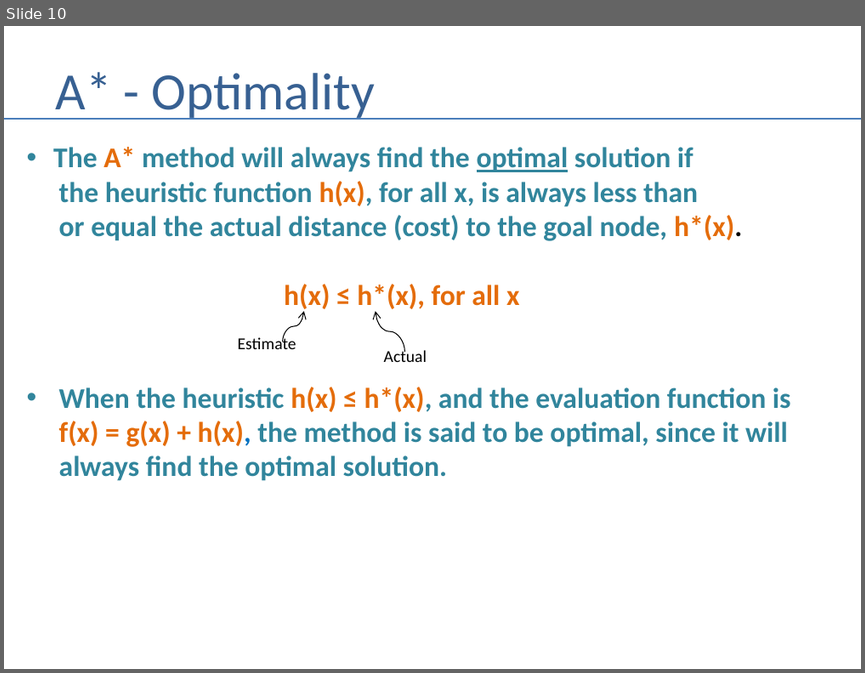
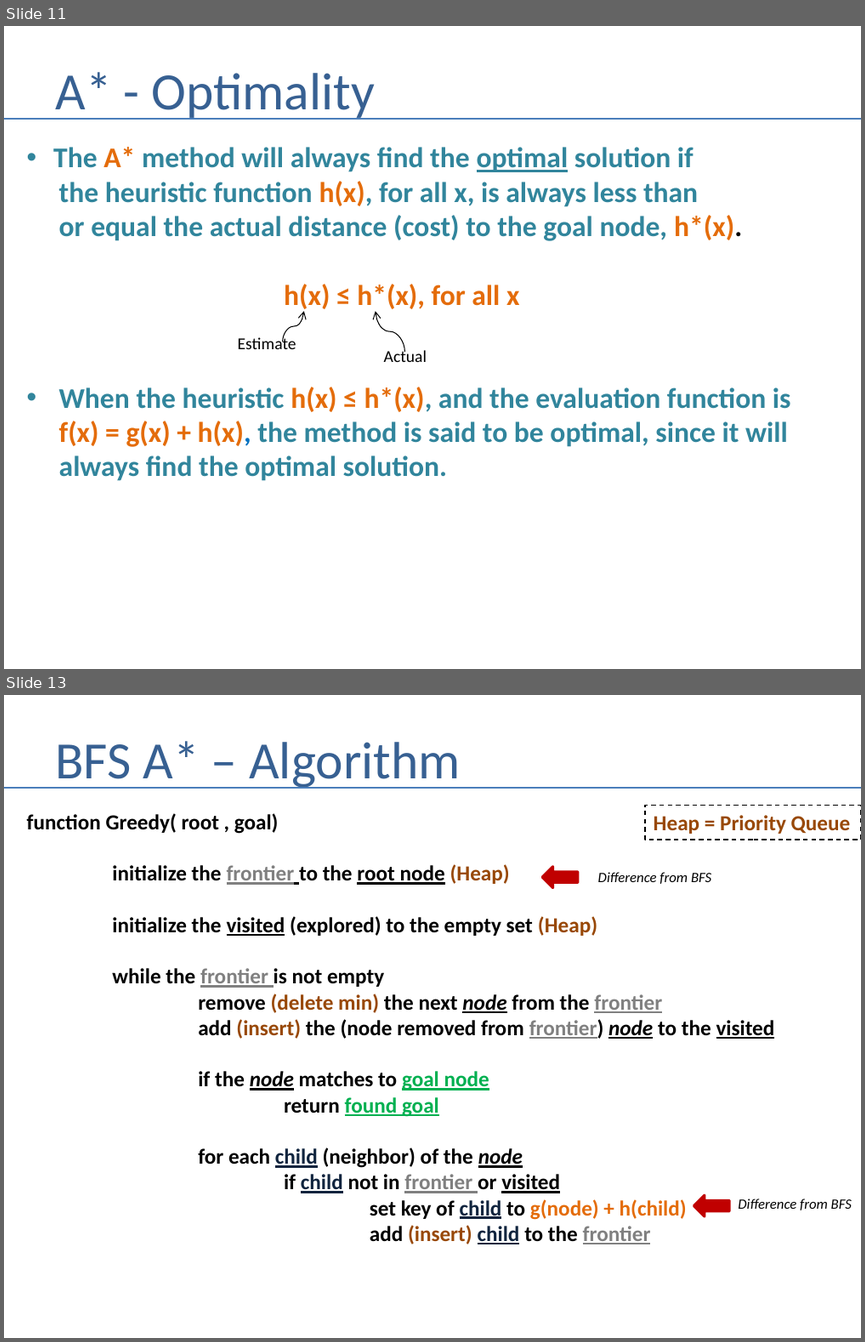
Before and after one commit to andrewferlitsch/Portland-Data-Science-Group, a slide deck: Presentations/AI - Greedy.pptx. Shown one above the other, each under a label of ours: slide 10 before the commit, slides 11 and 13 after it; the slides between them are not shown. The pictures are 865x673 and 865x1342 pixels, drawn with LibreOffice and Linux fonts; fonts in the diff are those of the drawing. Boxes give left, top, right and bottom in pixels: in the first picture for what was removed or moved away, otherwise in the second. Text is boxed around its words. In the diff, an @@ line names an element or a change of style, - is before the commit and + after.

```diff
--- a/Presentations/AI - Greedy.pptx
+++ b/Presentations/AI - Greedy.pptx
@@ slide 13 added at box(4, 695, 861, 1338), background #FFFFFF @@
@@ title added at box(55, 741, 460, 789), 44 pt, text #376092 @@
+BFS A* – Algorithm
@@ line added from (4, 788) to (861, 788), #4B7EBC 1.5 pt @@
@@ text added at box(27, 813, 775, 1244), 18 pt, text #000000, bold @@
+function Greedy( root , goal)
+initialize the frontier to the root node (Heap)
+initialize the visited (explored) to the empty set (Heap)
+while the frontier is not empty
+remove (delete min) the next node from the frontier
+add (insert) the (node removed from frontier) node to the visited
+if the node matches to goal node
+return found goal
+for each child (neighbor) of the node
+if child not in frontier or visited
+set key of child to g(node) + h(child)
+add (insert) child to the frontier
@@ rectangle added at box(645, 805, 861, 839), outline #000000 1 pt dashed, 18 pt, text #984807, bold @@
+Heap = Priority Queue
@@ left arrow added at box(542, 867, 578, 888), fill #C00000, outline #C00000 2 pt @@
@@ text added at box(598, 872, 711, 884), 12 pt, text #000000, italic @@
+Difference from BFS
@@ left arrow added at box(693, 1195, 730, 1216), fill #C00000, outline #C00000 2 pt @@
@@ text added at box(738, 1198, 851, 1210), 12 pt, text #000000, italic @@
+Difference from BFS
@@ what was slide 10 is now slide 11 @@
```
Also in this commit, not shown: 4 slides changed, 1 other slide added, 1 other file.
